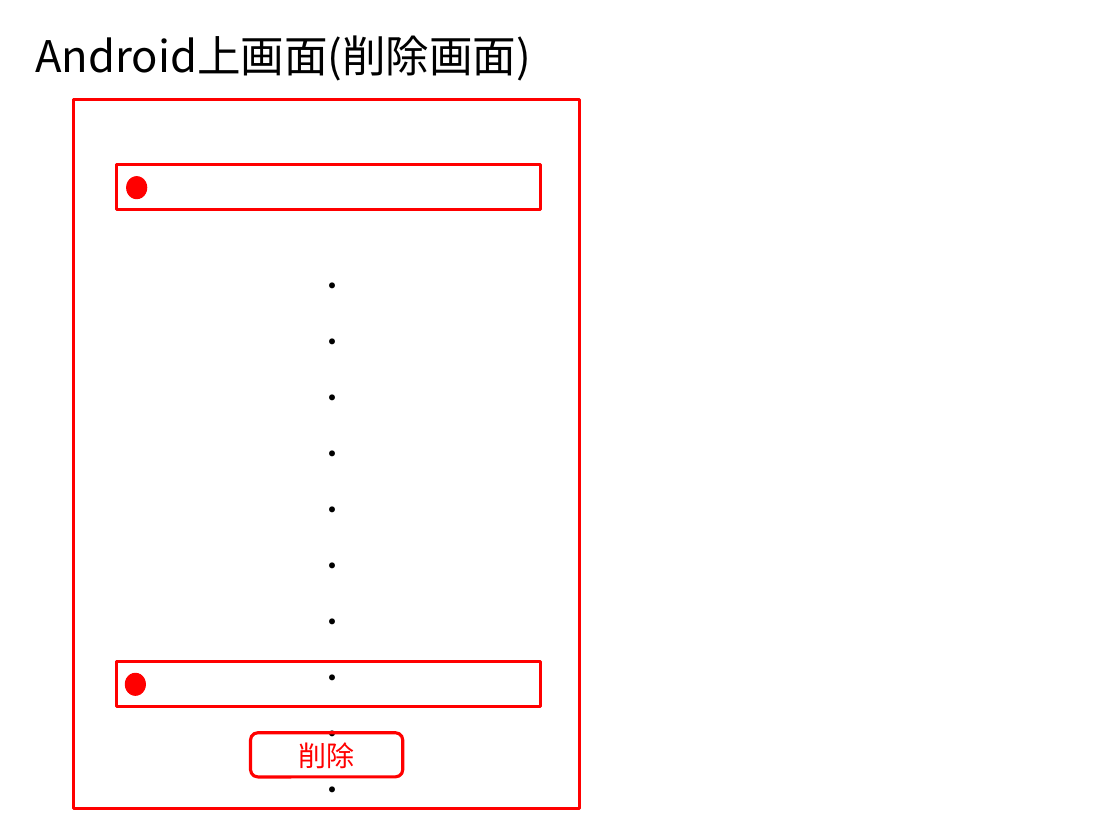
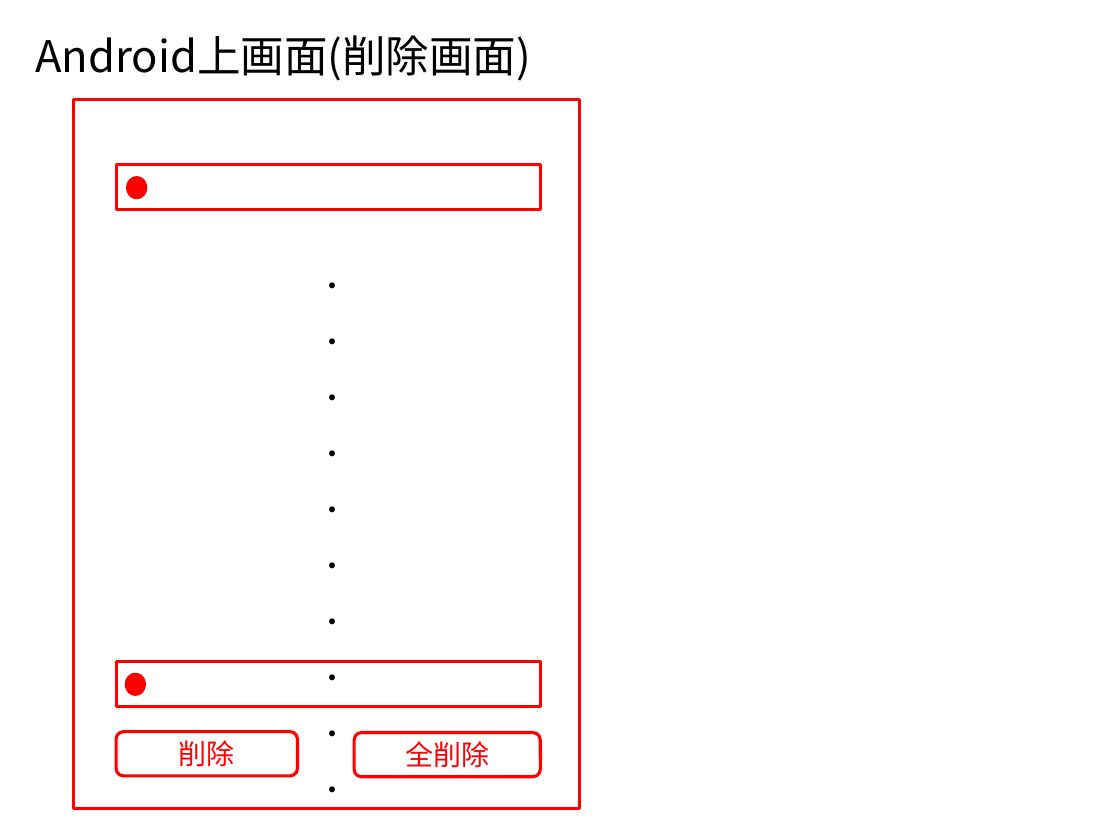
Before and after one commit to Leonis0813/chort, a slide deck: slide 10 of adhafera/interface/ui.pptx. Drawn at 1120x840 pixels with LibreOffice and Linux fonts; fonts in the diff are those of the drawing. Boxes give left, top, right and bottom in pixels: in the first picture for what was removed or moved away, otherwise in the second. Text is boxed around its words. In the diff, an @@ line names an element or a change of style, - is before the commit and + after.

```diff
--- a/adhafera/interface/ui.pptx
+++ b/adhafera/interface/ui.pptx
@@ rounded rectangle "削除": place and size @@
-rounded rectangle "削除" at <box>251,732,403,776</box>
+rounded rectangle "削除" at <box>116,731,298,775</box>
@@ rounded rectangle added at <box>354,732,540,776</box>, outline #FF0000 2 pt, 18 pt, text #FF0000 @@
+全削除
```
Also in this commit, not shown: 1 other slide changed, 3 other files.
